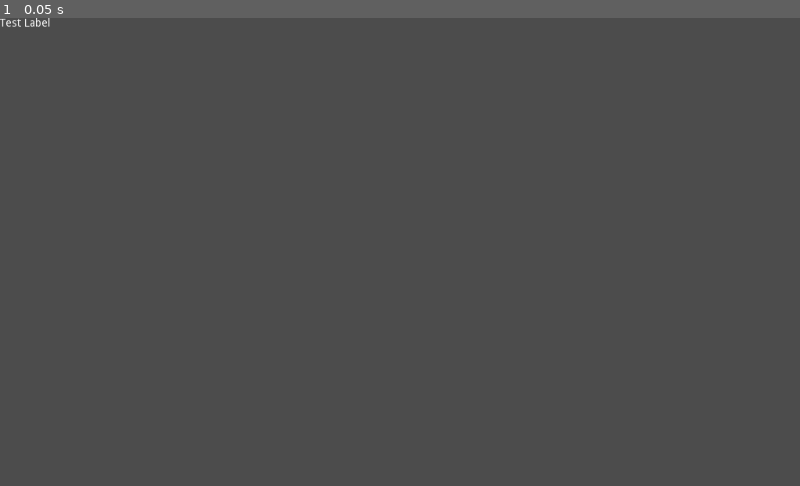
Above: before the commit, frame 1.
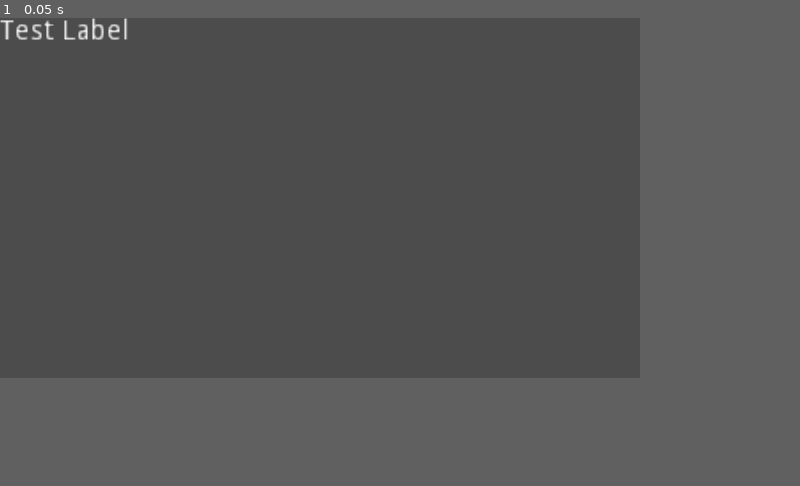
Above: after the commit, the same moment.

Repository: somebody1212/meson-studios-tower-defence
Game: Godot game, scene res://Label.tscn
Same seed, same stepped clock (60 frames per second), same inputs: the game is played once before the commit and once after it. Before the commit the project has no main scene; this scene is started directly in both runs.
Inputs:
- Up to frame 1 (0.05 s): no input
In our replay, the window is 800x468 before the commit and 640x360 after it. These sizes can differ from the game's own. Grey fills any space a smaller window leaves; there, only what the larger window draws over its background counts as a difference.

The runs differ from the first frame. In frame 1, 0.3% of the frame differs, in the area x 0-16%, y 0-5%.

Commit message:
Added a starting stage & changed graphics
Just changed up the resolution & added a starting scene. The game runs in 320 x 180 and is scaled up by 4x

Diff:
--- a/Label.tscn
+++ b/Label.tscn
@@ -1,6 +1,6 @@
 [gd_scene format=2]
 
-[node name="Label" type="Label" index="0"]
+[node name="Label" type="Label"]
 
 anchor_left = 0.0
 anchor_top = 0.0
--- /dev/null
+++ b/StageOne.tscn
@@ -0,0 +1,3 @@
+[gd_scene format=2]
+
+[node name="StageOne" type="Node2D" index="0"]
--- a/project.godot
+++ b/project.godot
@@ -11,8 +11,19 @@
 [application]
 
 config/name="Meson Studios Tower Defense"
+run/main_scene="res://StageOne.tscn"
 config/icon="res://icon.png"
+
+[display]
+
+window/size/width=320
+window/size/height=180
+window/size/test_width=1280
+window/size/test_height=720
+window/stretch/mode="2d"
+window/stretch/aspect="keep"
 
 [rendering]
 
+quality/2d/use_pixel_snap=true
 environment/default_environment="res://default_env.tres"
